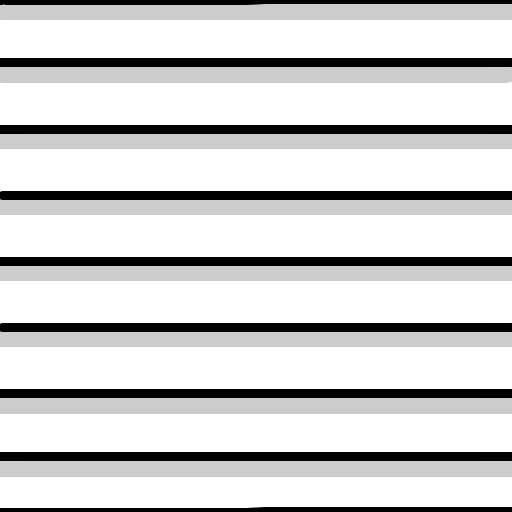
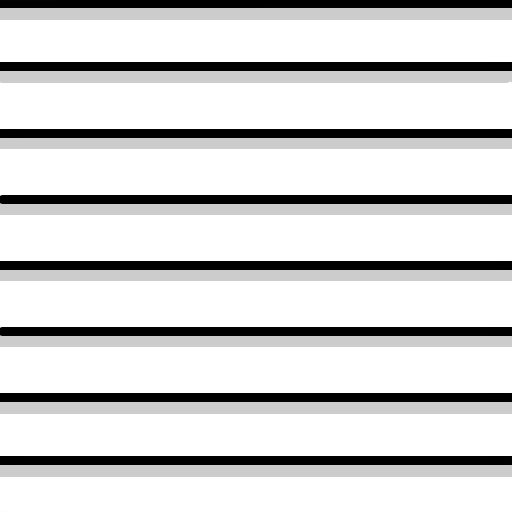
Layer changes from the first 512x512 image to the second:
painted on "line" over [0, 0, 512, 512]
painted on "grayscale" over [0, 0, 512, 512]
